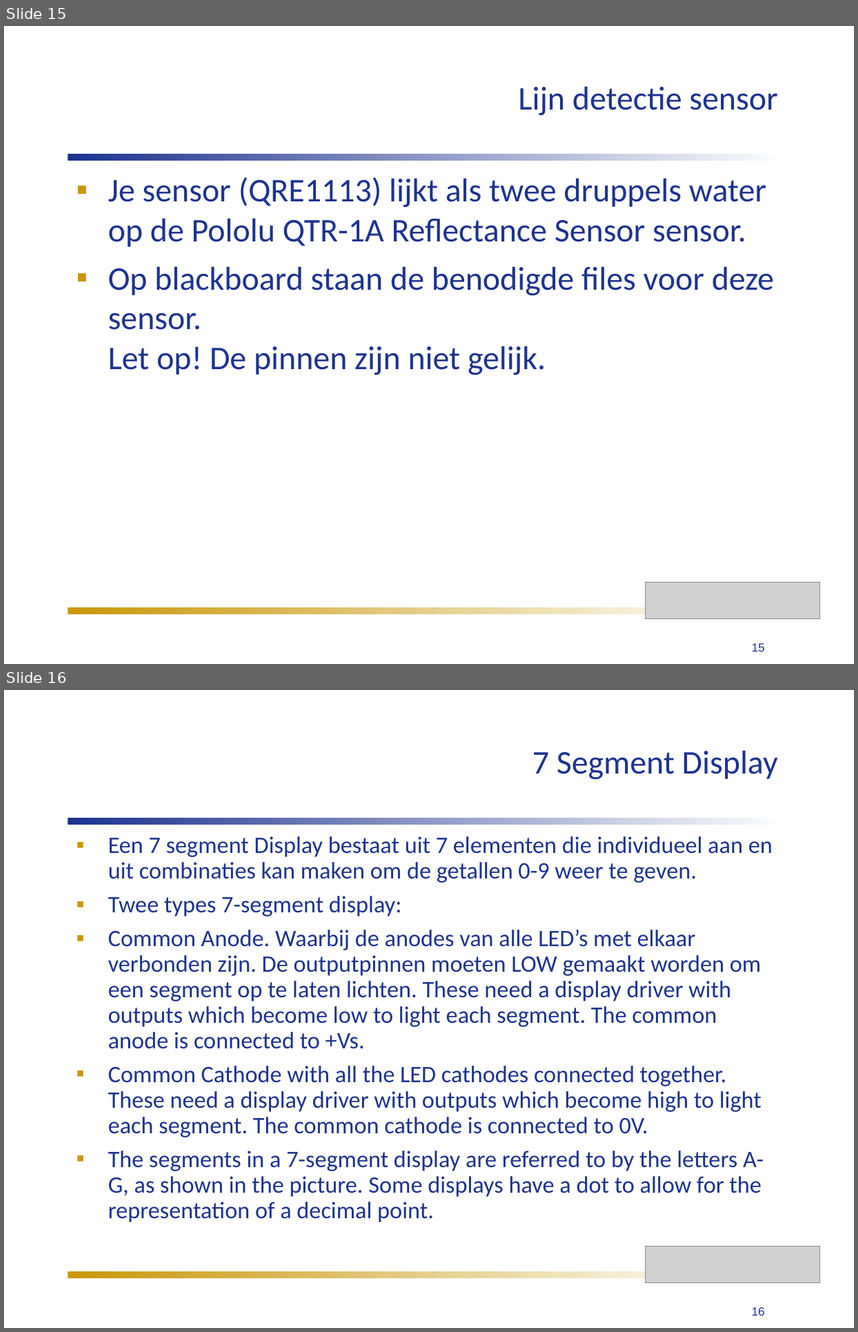
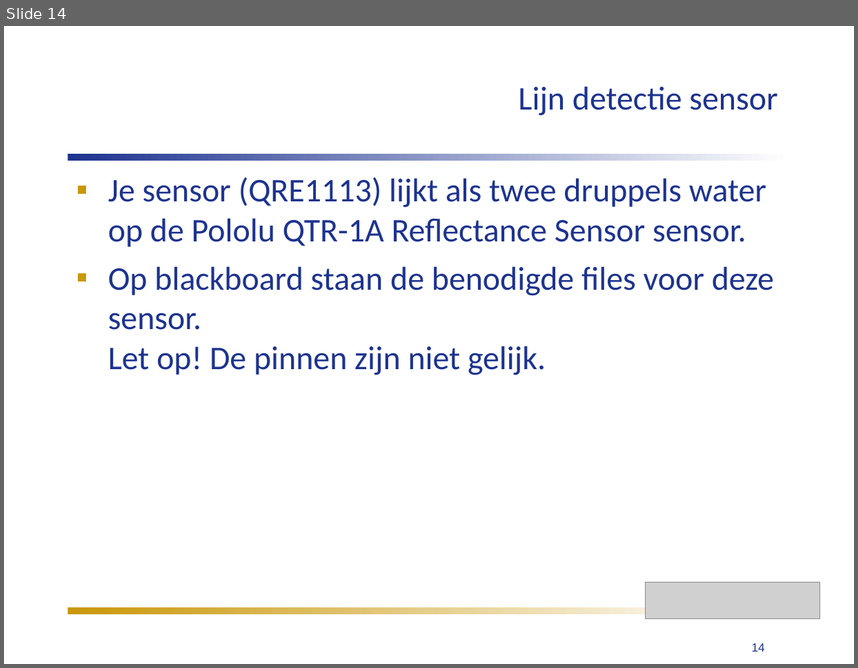
Before and after one commit to humiq/Greendevelopment, a slide deck: trunk/documents/Colleges/ISIROB College 4.ppt. Shown one above the other, each under a label of ours: slides 15 and 16 before the commit, slide 14 after it. The pictures are 858x1332 and 858x668 pixels, drawn with LibreOffice and Linux fonts; fonts in the diff are those of the drawing; grey boxes stand for pictures. Boxes give left, top, right and bottom in pixels: in the first picture for what was removed or moved away, otherwise in the second. Text is boxed around its words. In the diff, an @@ line names an element or a change of style, - is before the commit and + after.

```diff
--- a/trunk/documents/Colleges/ISIROB College 4.ppt
+++ b/trunk/documents/Colleges/ISIROB College 4.ppt
@@ slide 16 removed at [4,690,854,1328], background #FFFFFF @@
@@ title removed at [533,750,778,780] @@
-7 Segment Display
@@ rectangle removed at [67,818,791,825] @@
@@ text removed at [108,836,773,1222] @@
-▪ Een 7 segment Display bestaat uit 7 elementen die individueel aan en uit combinaties kan maken om de getallen 0-9 weer te geven.
-▪ Twee types 7-segment display:
-▪ Common Anode. Waarbij de anodes van alle LED’s met elkaar verbonden zijn. De outputpinnen moeten LOW gemaakt worden om een segment op te laten lichten. These need a display driver with outputs which become low to light each segment. The common anode is connected to +Vs.
-▪ Common Cathode with all the LED cathodes connected together. These need a display driver with outputs which become high to light each segment. The common cathode is connected to 0V.
-▪ The segments in a 7-segment display are referred to by the letters A-G, as shown in the picture. Some displays have a dot to allow for the representation of a decimal point.
@@ picture removed at [645,1246,820,1283] @@
@@ rectangle removed at [67,1270,748,1277] @@
@@ page number removed at [752,1307,765,1315] @@
-16
@@ what was slide 15 is now slide 14 @@
@@ page number at [752,643,765,651]: text changed @@
-15
+14
```
Also in this commit, not shown: 10 slides changed, 1 other slide removed, 5 other files.
